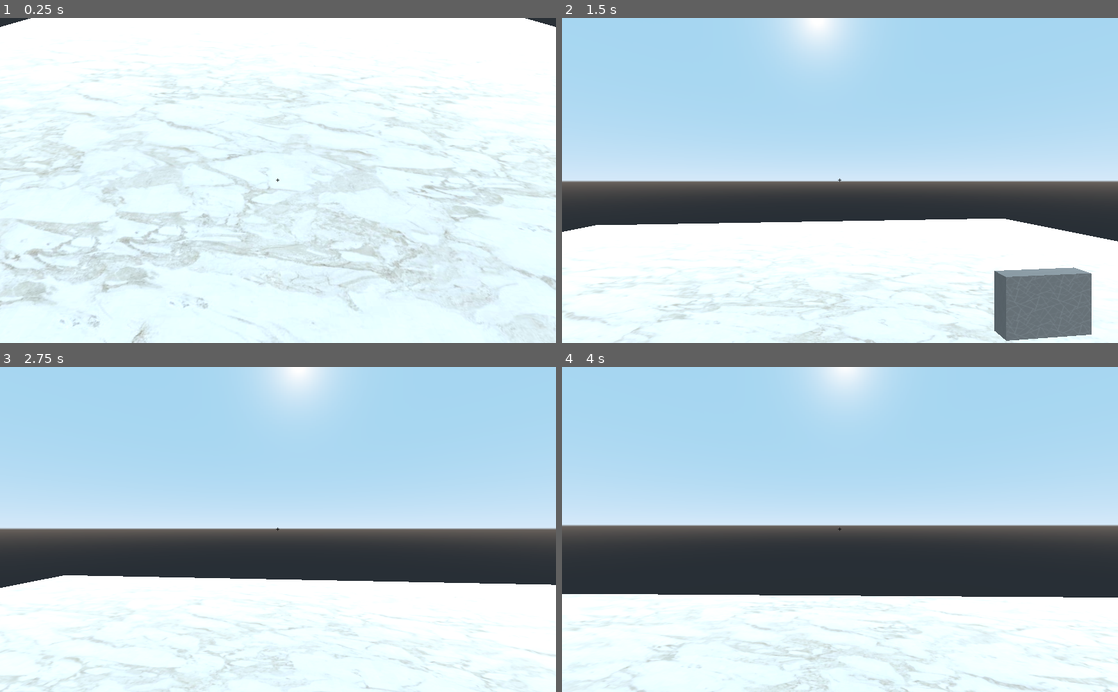
Above: before the commit, frames 1-4 (two rows, left to right).
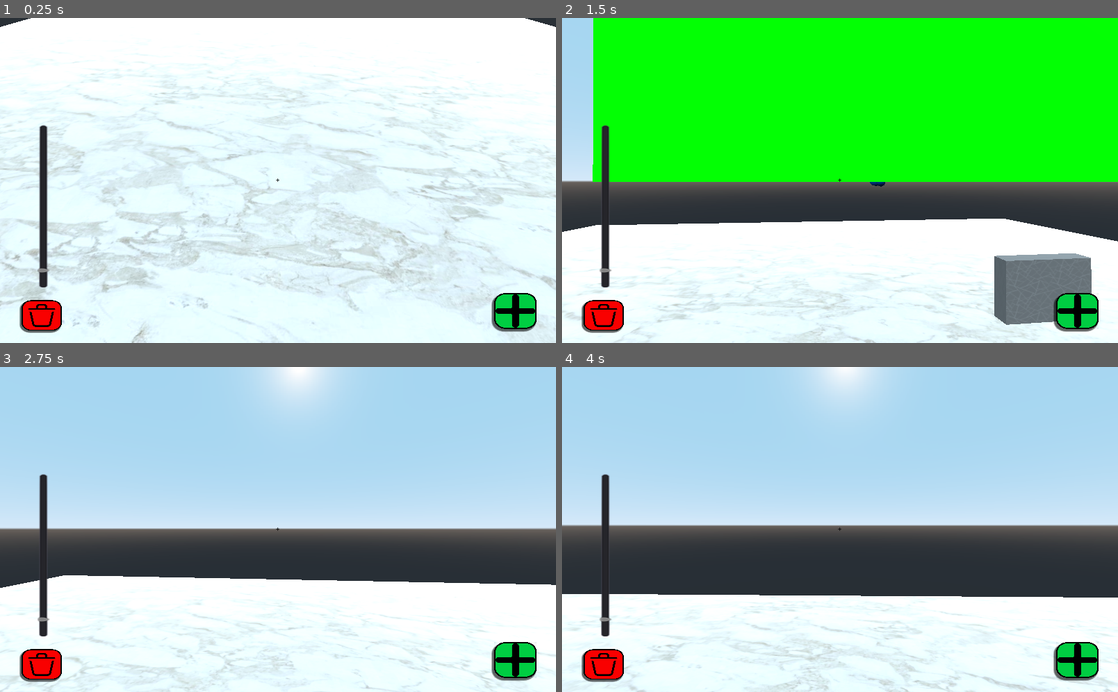
Above: after the commit, the same moments.

Repository: Danydev018/House_Estructure_Generator
Game: Godot game, scene res://Scenes/Main.tscn
Same seed, same stepped clock (60 frames per second), same inputs: the game is played once before the commit and once after it.
Inputs (mouse positions are in pixels of both pictures, inside the frame that each line leads up to):
- Up to frame 1 (0.25 s): no input
- Up to frame 2 (1.5 s): click (1079, 310) at 0.52 s; tap Enter at 1.25 s; move the mouse to (867, 180) at 1.27 s; hold Up (ui_up) from 1.28 s (still down); click (867, 180) at 1.42 s
- Up to frame 3 (2.75 s): keep holding Up (ui_up); move the mouse to (250, 529) at 2.02 s; click (250, 529) at 2.17 s
- Up to frame 4 (4 s): keep holding Up (ui_up); move the mouse to (851, 523) at 2.77 s; click (851, 523) at 2.92 s; move the mouse to (834, 536) at 3.52 s; click (834, 536) at 3.67 s

The runs differ from the first frame. In frame 1, 2.4% of the frame differs, in the area x 3-97%, y 32-98%; in frame 2, 51%, in the area x 3-100%, y 0-100%; in frame 3, 2.3%; in frame 4, 2.2%.

Commit message:
boton de agregar bloque implementado

Diff:
--- a/Scenes/Main.tscn
+++ b/Scenes/Main.tscn
@@ -6,6 +6,7 @@
 [ext_resource path="res://assets/basura.png" type="Texture" id=4]
 [ext_resource path="res://assets/Button.tres" type="Theme" id=5]
 [ext_resource path="res://assets/piso fino.jpg" type="Texture" id=6]
+[ext_resource path="res://assets/anadir.png" type="Texture" id=7]
 
 [sub_resource type="PlaneMesh" id=2]
 
@@ -19,18 +20,33 @@
 
 [sub_resource type="StyleBoxFlat" id=3]
 bg_color = Color( 1, 1, 1, 1 )
-border_width_left = 50
-border_width_top = 50
-border_width_right = 50
-border_width_bottom = 50
+border_width_left = 20
+border_width_top = 20
+border_width_right = 20
+border_width_bottom = 20
 border_color = Color( 0, 0, 0, 1 )
-border_blend = true
 corner_radius_top_left = 150
 corner_radius_top_right = 150
 corner_radius_bottom_right = 150
 corner_radius_bottom_left = 150
 shadow_size = 20
 shadow_offset = Vector2( -20, 30 )
+
+[sub_resource type="Theme" id=5]
+
+[sub_resource type="StyleBoxFlat" id=6]
+bg_color = Color( 0, 0.803922, 0.258824, 1 )
+border_width_left = 20
+border_width_top = 20
+border_width_right = 20
+border_width_bottom = 20
+border_color = Color( 0, 0, 0, 1 )
+corner_radius_top_left = 150
+corner_radius_top_right = 150
+corner_radius_bottom_right = 150
+corner_radius_bottom_left = 150
+shadow_size = 20
+shadow_offset = Vector2( -20, -30 )
 
 [node name="Main" type="Spatial"]
 script = ExtResource( 2 )
@@ -73,36 +89,49 @@
 align = 1
 
 [node name="DeleteButton" type="Button" parent="CanvasLayer"]
-visible = false
 modulate = Color( 0.976471, 0.0196078, 0.0196078, 1 )
 self_modulate = Color( 1, 0, 0, 1 )
 anchor_left = 0.5
 anchor_top = 1.0
 anchor_right = 0.5
 anchor_bottom = 1.0
-margin_left = -35.0
-margin_top = -63.0001
-margin_right = 577.0
-margin_bottom = 549.0
-rect_scale = Vector2( 0.0790679, 0.0708651 )
+margin_left = -472.0
+margin_top = -79.0
+margin_right = 140.0
+margin_bottom = 533.0
+rect_scale = Vector2( 0.12031, 0.0919504 )
 theme = ExtResource( 5 )
 custom_styles/normal = SubResource( 3 )
 icon = ExtResource( 4 )
 icon_align = 1
 
 [node name="ScaleSlider" type="HSlider" parent="CanvasLayer"]
-visible = false
 anchor_left = 0.5
 anchor_top = 1.0
 anchor_right = 0.5
 anchor_bottom = 1.0
-margin_left = -150.0
-margin_top = -100.0
-margin_right = 150.0
-margin_bottom = -80.0
+margin_left = -448.0
+margin_top = -102.0
+margin_right = -148.0
+margin_bottom = -82.0
+rect_rotation = -89.9698
+rect_scale = Vector2( 1, 1.58141 )
 min_value = 0.5
 max_value = 30.0
 step = 0.1
 value = 3.0
+rounded = true
+
+[node name="CreateButton" type="Button" parent="CanvasLayer"]
+anchor_top = 1.0
+anchor_bottom = 1.0
+margin_left = 910.0
+margin_top = -26.0
+margin_right = 1462.0
+margin_bottom = 526.0
+rect_scale = Vector2( 0.142456, -0.12 )
+theme = SubResource( 5 )
+custom_styles/normal = SubResource( 6 )
+icon = ExtResource( 7 )
 
 [node name="BlocksContainer" type="Spatial" parent="."]
--- a/Scripts/Main.gd
+++ b/Scripts/Main.gd
@@ -30,6 +30,7 @@
 # Variables de UI
 onready var delete_button = $CanvasLayer/DeleteButton
 onready var scale_slider = $CanvasLayer/ScaleSlider
+onready var create_button = $CanvasLayer/CreateButton
 
 func _ready():
 	if raycast == null:
@@ -43,6 +44,7 @@
 	# Conectar controles de UI
 	delete_button.connect("pressed", self, "_on_delete_button_pressed")
 	scale_slider.connect("value_changed", self, "_on_scale_slider_changed")
+	create_button.connect("pressed", self, "_on_create_button_pressed")
 
 func _input(event):
 	if event is InputEventMouseButton:
@@ -91,8 +93,8 @@
 			# Actualizar variables de doble clic
 			last_clicked_block = block
 			last_click_time = current_time
-		else:
-			place_new_block(raycast.get_collision_point())
+#		else:
+#			place_new_block(raycast.get_collision_point())
 
 # FUNCIONES PARA SELECCIONAR BLOQUE
 func select_block(block):
@@ -142,14 +144,32 @@
 		delete_block(selected_block)
 		delete_button.visible = false
 
-func place_new_block(collision_point):
-	var point = collision_point.snapped(Vector3.ONE)
-	point.y += 0
+func _on_create_button_pressed():
+	# Crear bloque en el centro de la vista de la cámara
+	var camera = $Camera
+	var screen_center = get_viewport().size / 2
+	var from = camera.project_ray_origin(screen_center)
+	var to = from + camera.project_ray_normal(screen_center) * 100
+
+	# Usar raycast para encontrar posición en el suelo
+	var space_state = get_world().direct_space_state
+	var result = space_state.intersect_ray(from, to)
+
+	if result:
+		place_new_block(result.position)
+	else:
+		# Si no hay colisión, usar posición frente a la cámara
+		var forward_position = camera.global_transform.origin + camera.global_transform.basis.z * -5
+		place_new_block(forward_position)
+
+func place_new_block(position):
+	var point = position.snapped(Vector3.ONE)
+	point.y = max(point.y, 1)  # Asegurar que esté sobre el suelo
 	var block = block_scene.instance()
 	block.translation = point
 
-	# Establecer dimensiones de pared (ejemplo: ancho=3, altura=2, grosor=0.5)
-	block.scale = Vector3(3.0, 2.0, 0.5)  # X=ancho, Y=altura, Z=grosor
+	# Establecer dimensiones de pared
+	block.scale = Vector3(3.0, 2.0, 0.5)
 
 	$BlocksContainer.add_child(block)
 
Not shown: 1 places in Scenes/Main.tscn that only renumber resources
Binary file added: assets/anadir.png
Not shown, added: assets/anadir.png.import
